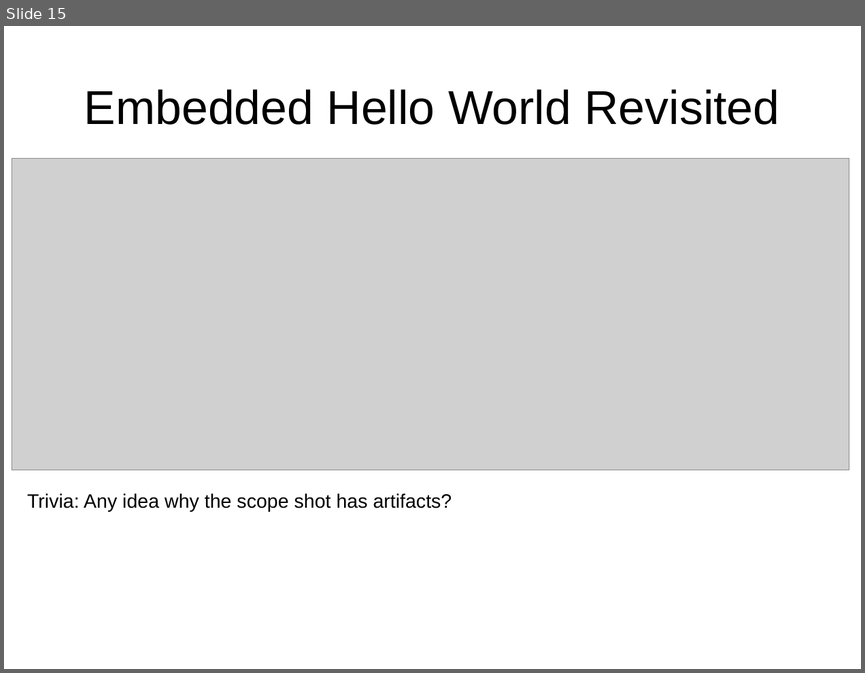
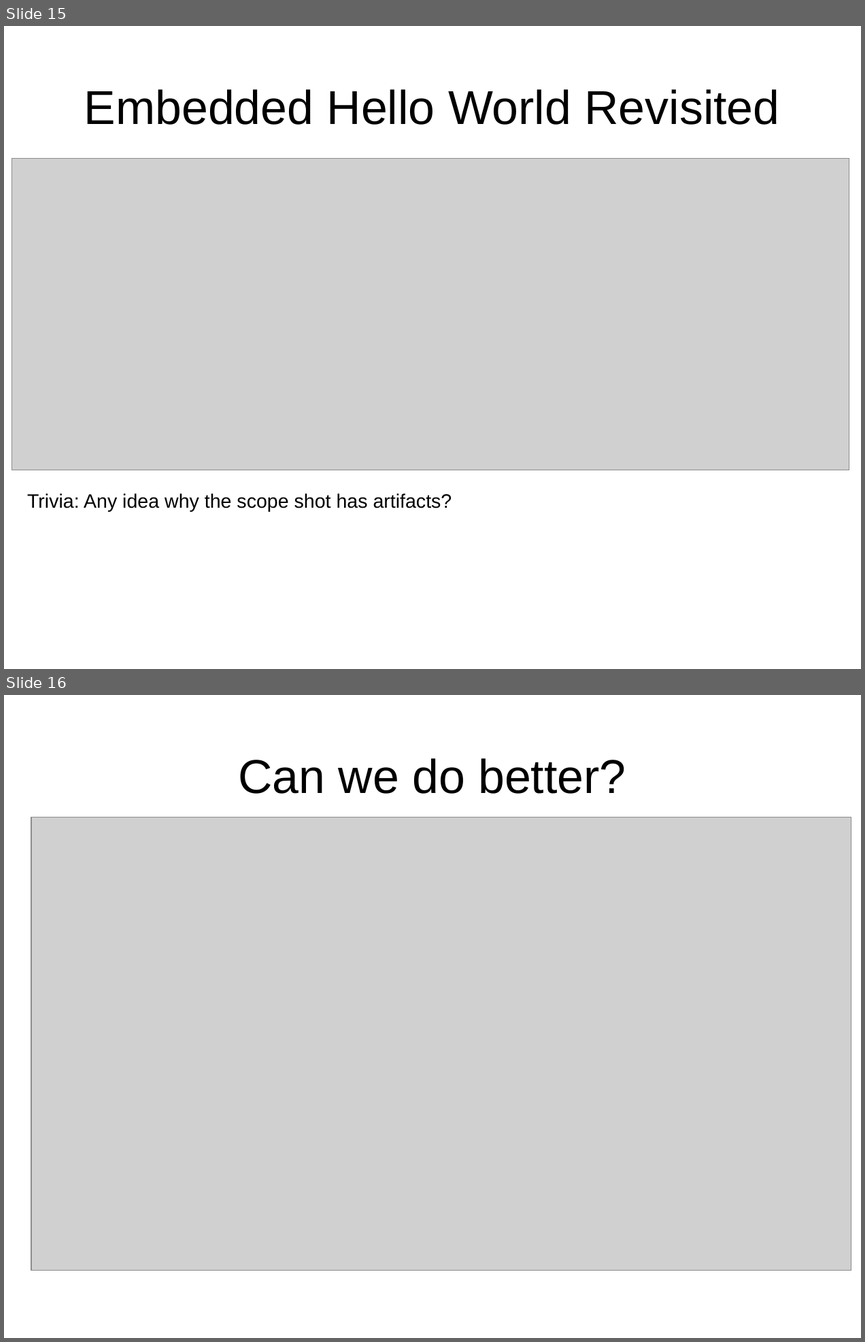
Before and after one commit to Aghosh993/EmbeddedSystems, a slide deck: RecitationOutlines/Rec_02/Rec02.odp. Shown one above the other, each under a label of ours: slide 15 before the commit, slides 15 and 16 after it. The pictures are 865x673 and 865x1342 pixels, drawn with LibreOffice and Linux fonts; fonts in the diff are those of the drawing; grey boxes stand for pictures. Boxes give left, top, right and bottom in pixels: in the first picture for what was removed or moved away, otherwise in the second. Text is boxed around its words. In the diff, an @@ line names an element or a change of style, - is before the commit and + after.

```diff
--- a/RecitationOutlines/Rec_02/Rec02.odp
+++ b/RecitationOutlines/Rec_02/Rec02.odp
@@ slide 16 added at (4, 695, 861, 1338), background #FFFFFF @@
@@ title added at (238, 758, 626, 794), 44 pt, text #000000 @@
+Can we do better?
@@ picture added at (31, 817, 851, 1270) @@
```
Also in this commit, not shown: 3 other files.
